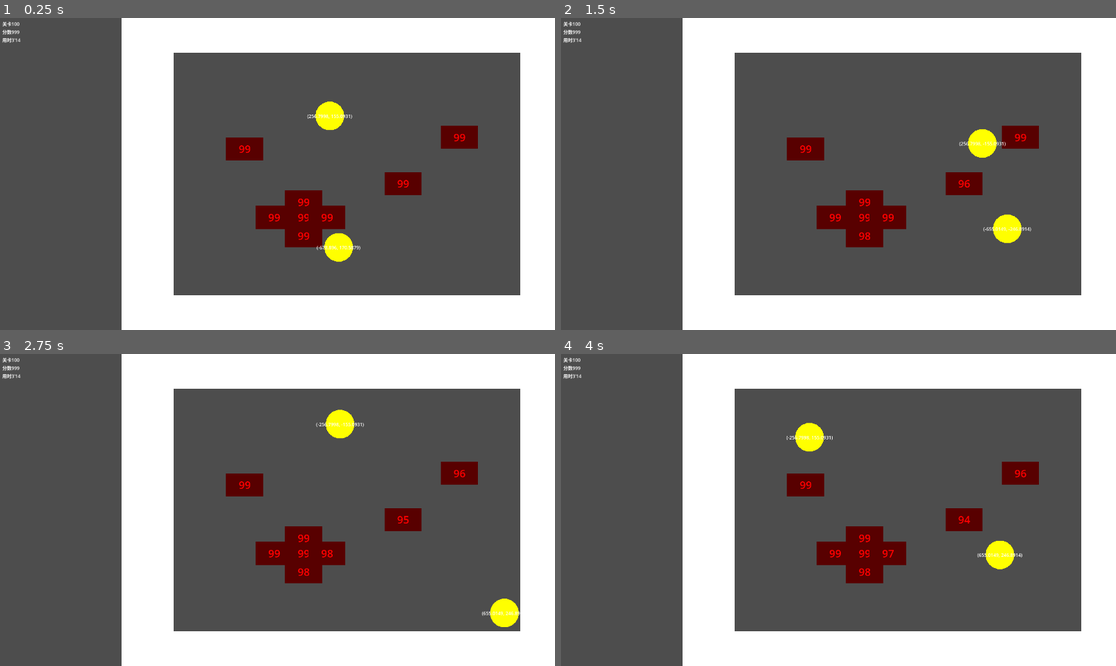
Above: before the commit, frames 1-4 (two rows, left to right).
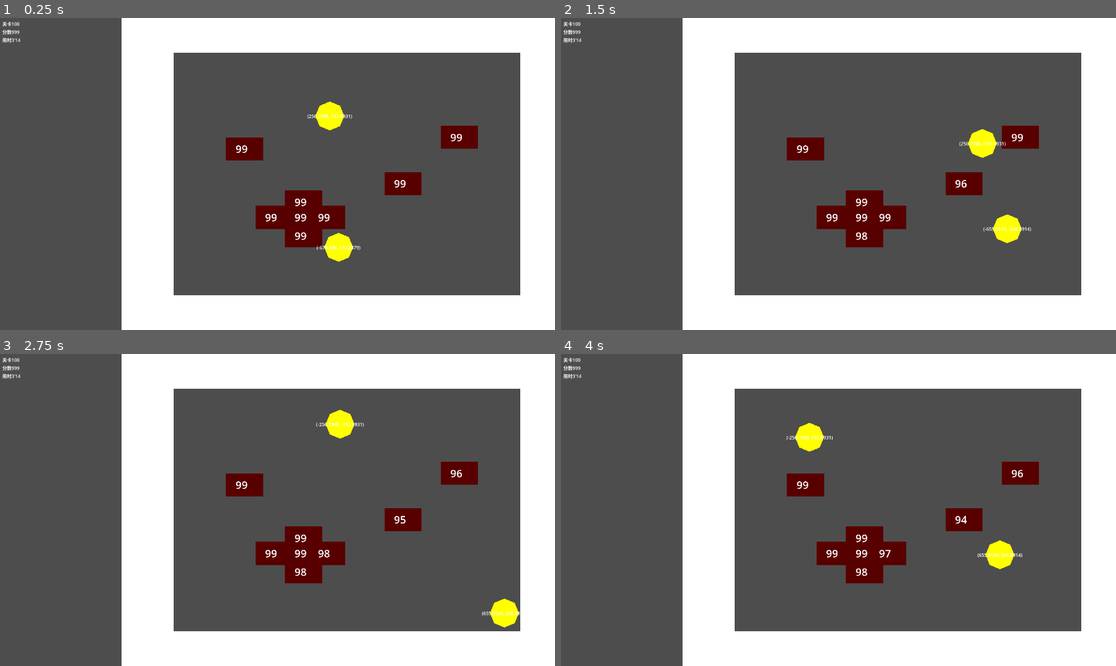
Above: after the commit, the same moments.

Repository: xixinsama/slay_the_brick
Game: Godot game, scene res://scenes/main.tscn
Two runs of this game, one before a commit and one after it. Both use one fixed random seed, a clock stepped at 60 frames per second and the inputs below. The project has no main scene, so this scene is started directly.
Inputs (mouse positions are in pixels of both pictures, inside the frame that each line leads up to):
- Up to frame 1 (0.25 s): no input
- Up to frame 2 (1.5 s): move the mouse to (960, 158) at 0.52 s; click (960, 158) at 0.67 s; move the mouse to (727, 189) at 1.27 s; click (727, 189) at 1.42 s
- Up to frame 3 (2.75 s): move the mouse to (333, 441) at 2.02 s; click (333, 441) at 2.17 s
- Up to frame 4 (4 s): move the mouse to (810, 572) at 2.77 s; click (810, 572) at 2.92 s; move the mouse to (1005, 556) at 3.52 s; click (1005, 556) at 3.67 s

The runs differ from the first frame. In frame 1, 0.5% of the frame differs, in the area x 42-84%, y 26-79%; in frame 2, 0.5%; in frame 3, 0.5%, in the area x 42-94%, y 17-88%; in frame 4, 0.5%.

Commit message:
添加了点击
点击伤害在全局脚本里记录

Diff:
--- a/project.godot
+++ b/project.godot
@@ -15,6 +15,10 @@
 config/features=PackedStringArray("4.4", "Forward Plus")
 config/icon="res://icon.svg"
 
+[autoload]
+
+GameManage="*res://scripts/componnets/game_manage.gd"
+
 [display]
 
 window/size/viewport_width=1920
--- a/scenes/ball.tscn
+++ b/scenes/ball.tscn
@@ -20,7 +20,7 @@
 [node name="Polygon2D" type="Polygon2D" parent="."]
 color = Color(1, 1, 0, 1)
 antialiased = true
-polygon = PackedVector2Array(50, 0, 46.9846, 17.101, 38.3022, 32.1394, 25, 43.3013, 8.68241, 49.2404, -8.68241, 49.2404, -25, 43.3013, -38.3022, 32.1394, -46.9846, 17.101, -50, 6.12303e-15, -46.9846, -17.101, -38.3022, -32.1394, -25, -43.3013, -8.68241, -49.2404, 8.68241, -49.2404, 25, -43.3013, 38.3022, -32.1394, 46.9846, -17.101)
+polygon = PackedVector2Array(50, 0, 35.3553, 35.3553, 3.06152e-15, 50, -35.3553, 35.3553, -50, 6.12303e-15, -35.3553, -35.3553, -9.18455e-15, -50, 35.3553, -35.3553)
 
 [node name="CollisionShape2D" type="CollisionShape2D" parent="."]
 shape = SubResource("CircleShape2D_n1dj2")
@@ -29,7 +29,6 @@
 script = ExtResource("1_7s4qf")
 collision = NodePath("../CollisionShape2D")
 polygon = NodePath("../Polygon2D")
-esp = 18
 enable = false
 metadata/_custom_type_script = "uid://dwf6uawg3in6k"
 
--- a/scenes/brick.tscn
+++ b/scenes/brick.tscn
@@ -6,6 +6,7 @@
 [node name="brick" type="RigidBody2D"]
 collision_layer = 2
 collision_mask = 5
+input_pickable = true
 gravity_scale = 0.0
 freeze = true
 freeze_mode = 1
@@ -29,7 +30,13 @@
 anchors_preset = 15
 anchor_right = 1.0
 anchor_bottom = 1.0
+offset_left = -31.0
+offset_top = -25.0
+offset_right = 31.0
+offset_bottom = 25.0
 grow_horizontal = 2
 grow_vertical = 2
 theme_override_font_sizes/font_size = 36
 text = "100"
+
+[connection signal="input_event" from="." to="." method="_on_input_event"]
--- a/scenes/main.tscn
+++ b/scenes/main.tscn
@@ -4,19 +4,52 @@
 [ext_resource type="PackedScene" uid="uid://4bi461trk0xs" path="res://scenes/ball.tscn" id="2_0wfyh"]
 [ext_resource type="PackedScene" uid="uid://l28w4r2njqbr" path="res://scenes/brick.tscn" id="2_sugp2"]
 
-[node name="main" type="Control"]
-layout_mode = 3
-anchors_preset = 0
+[node name="main" type="Node2D"]
 
-[node name="HBoxContainer" type="HBoxContainer" parent="."]
-layout_mode = 0
-offset_right = 1920.0
+[node name="world" type="Node2D" parent="."]
+
+[node name="wall" parent="world" instance=ExtResource("1_o5qli")]
+
+[node name="bricks" type="Node2D" parent="world"]
+
+[node name="brick" parent="world/bricks" instance=ExtResource("2_sugp2")]
+position = Vector2(1394, 573)
+
+[node name="brick2" parent="world/bricks" instance=ExtResource("2_sugp2")]
+position = Vector2(1050, 690)
+
+[node name="brick3" parent="world/bricks" instance=ExtResource("2_sugp2")]
+position = Vector2(1589, 413)
+
+[node name="brick4" parent="world/bricks" instance=ExtResource("2_sugp2")]
+position = Vector2(846, 453)
+
+[node name="brick5" parent="world/bricks" instance=ExtResource("2_sugp2")]
+position = Vector2(1131, 690)
+
+[node name="brick6" parent="world/bricks" instance=ExtResource("2_sugp2")]
+position = Vector2(948, 690)
+
+[node name="brick7" parent="world/bricks" instance=ExtResource("2_sugp2")]
+position = Vector2(1050, 637)
+
+[node name="brick8" parent="world/bricks" instance=ExtResource("2_sugp2")]
+position = Vector2(1050, 754)
+
+[node name="balls" type="Node2D" parent="world"]
+
+[node name="ball" parent="world/balls" instance=ExtResource("2_0wfyh")]
+position = Vector2(1081, 303)
+initial_speed = 300.0
+damage = 3
+
+[node name="ball2" parent="world/balls" instance=ExtResource("2_0wfyh")]
+position = Vector2(1330, 754)
+
+[node name="Control" type="Panel" parent="."]
 offset_bottom = 1080.0
 
-[node name="Control" type="Panel" parent="HBoxContainer"]
-layout_mode = 2
-
-[node name="MarginContainer" type="MarginContainer" parent="HBoxContainer/Control"]
+[node name="MarginContainer" type="MarginContainer" parent="Control"]
 layout_mode = 0
 offset_right = 75.0
 offset_bottom = 93.0
@@ -25,58 +58,18 @@
 theme_override_constants/margin_right = 4
 theme_override_constants/margin_bottom = 8
 
-[node name="VBoxContainer" type="VBoxContainer" parent="HBoxContainer/Control/MarginContainer"]
+[node name="VBoxContainer" type="VBoxContainer" parent="Control/MarginContainer"]
 layout_mode = 2
 
-[node name="Label" type="Label" parent="HBoxContainer/Control/MarginContainer/VBoxContainer"]
+[node name="Label" type="Label" parent="Control/MarginContainer/VBoxContainer"]
 layout_mode = 2
 size_flags_vertical = 0
 text = "关卡100"
 
-[node name="Label2" type="Label" parent="HBoxContainer/Control/MarginContainer/VBoxContainer"]
+[node name="Label2" type="Label" parent="Control/MarginContainer/VBoxContainer"]
 layout_mode = 2
 text = "分数999"
 
-[node name="Label3" type="Label" parent="HBoxContainer/Control/MarginContainer/VBoxContainer"]
+[node name="Label3" type="Label" parent="Control/MarginContainer/VBoxContainer"]
 layout_mode = 2
 text = "用时3’14"
-
-[node name="world" type="Node2D" parent="HBoxContainer"]
-
-[node name="wall" parent="HBoxContainer/world" instance=ExtResource("1_o5qli")]
-
-[node name="bricks" type="Node2D" parent="HBoxContainer/world"]
-
-[node name="brick" parent="HBoxContainer/world/bricks" instance=ExtResource("2_sugp2")]
-position = Vector2(1394, 573)
-
-[node name="brick2" parent="HBoxContainer/world/bricks" instance=ExtResource("2_sugp2")]
-position = Vector2(1050, 690)
-
-[node name="brick3" parent="HBoxContainer/world/bricks" instance=ExtResource("2_sugp2")]
-position = Vector2(1589, 413)
-
-[node name="brick4" parent="HBoxContainer/world/bricks" instance=ExtResource("2_sugp2")]
-position = Vector2(846, 453)
-
-[node name="brick5" parent="HBoxContainer/world/bricks" instance=ExtResource("2_sugp2")]
-position = Vector2(1131, 690)
-
-[node name="brick6" parent="HBoxContainer/world/bricks" instance=ExtResource("2_sugp2")]
-position = Vector2(948, 690)
-
-[node name="brick7" parent="HBoxContainer/world/bricks" instance=ExtResource("2_sugp2")]
-position = Vector2(1050, 637)
-
-[node name="brick8" parent="HBoxContainer/world/bricks" instance=ExtResource("2_sugp2")]
-position = Vector2(1050, 754)
-
-[node name="balls" type="Node2D" parent="HBoxContainer/world"]
-
-[node name="ball" parent="HBoxContainer/world/balls" instance=ExtResource("2_0wfyh")]
-position = Vector2(1081, 303)
-initial_speed = 300.0
-damage = 3
-
-[node name="ball2" parent="HBoxContainer/world/balls" instance=ExtResource("2_0wfyh")]
-position = Vector2(1330, 754)
--- a/scripts/brick.gd
+++ b/scripts/brick.gd
@@ -24,4 +24,11 @@
 
 func update_display():
 	label.text = str(hits_required)
-	modulate = Color(1, 1 - float(hits_required)/3, 1 - float(hits_required)/3)
+	polygon_2d.modulate = Color(1, 1 - float(hits_required)/3, 1 - float(hits_required)/3)
+
+func _on_input_event(viewport: Node, event: InputEvent, shape_idx: int) -> void:
+	if event is InputEventMouseButton:
+		if event.button_index == MOUSE_BUTTON_LEFT and event.pressed:
+			if GameManage.can_mouse:
+				take_hit(GameManage.mouse_click)
+				viewport.set_input_as_handled() ## 禁止输入向下传播，防止重叠的部分被同样触发
--- /dev/null
+++ b/scripts/componnets/game_manage.gd
@@ -0,0 +1,7 @@
+## 管理和存储游戏信息
+extends Node
+
+## 能否鼠标点方块
+var can_mouse: bool = true
+## 鼠标点方块的伤害
+var mouse_click: int = 10
Not shown, added: scripts/componnets/game_manage.gd.uid
Not shown, changed: README.md
